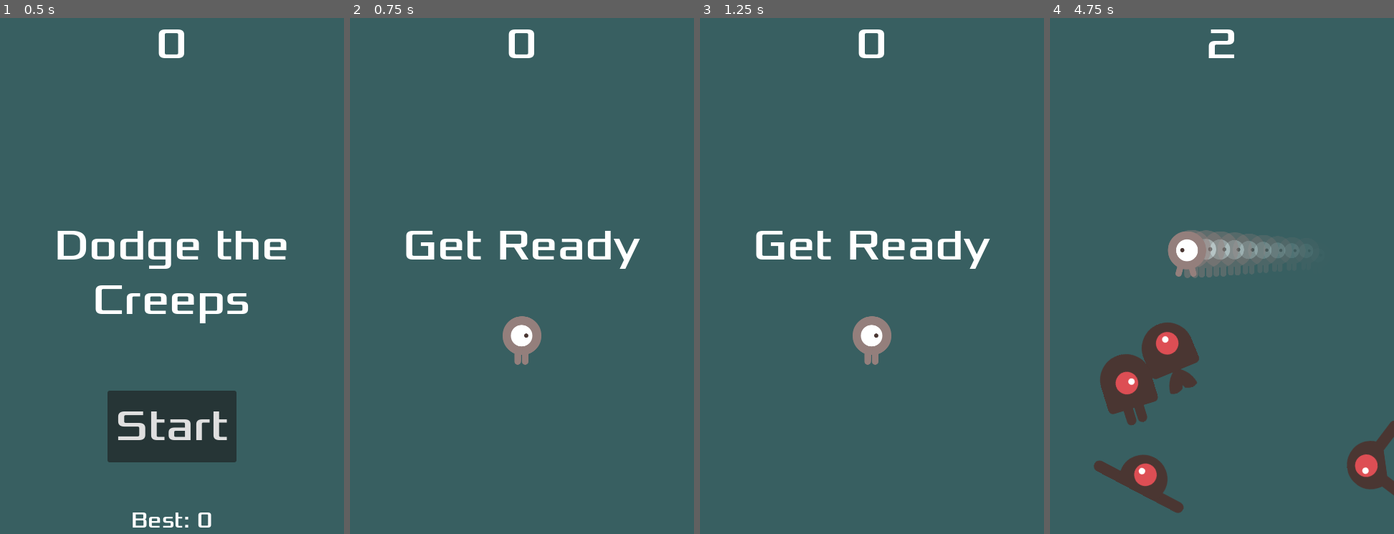
Above: before the commit, frames 1-4 (left to right).
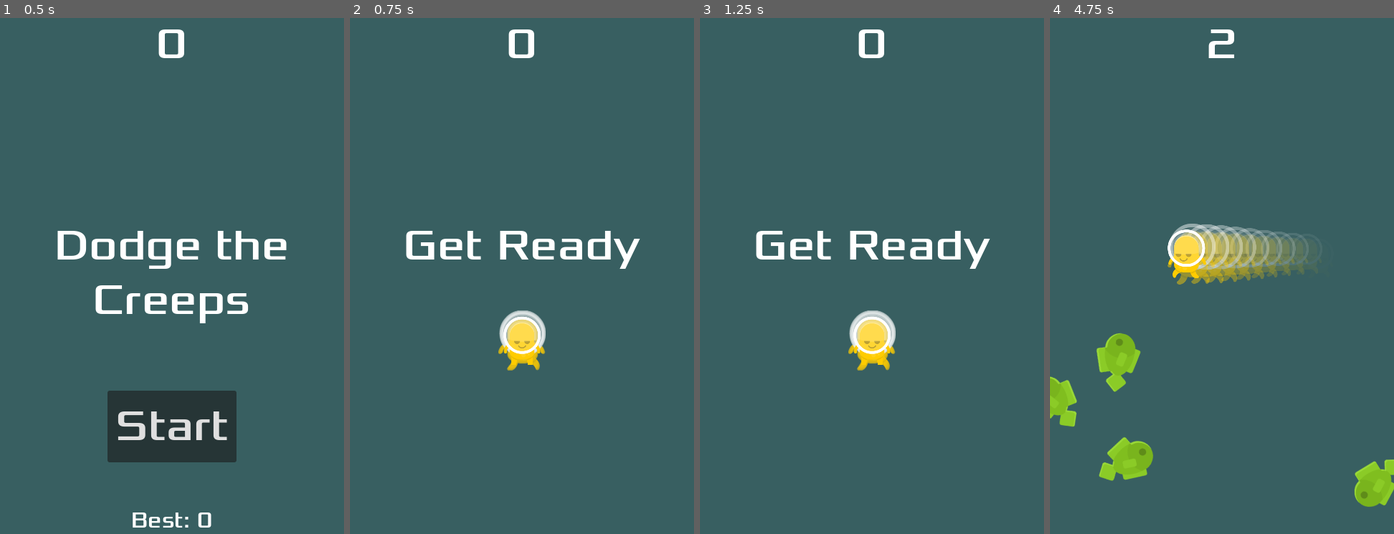
Above: after the commit, the same moments.

Repository: andriwahidin22/dodge-em-all
Game: Godot game, scene res://main.tscn
Same seed, same stepped clock (60 frames per second), same inputs: the game is played once before the commit and once after it.
Inputs (mouse positions are in pixels of both pictures, inside the frame that each line leads up to):
- Up to frame 1 (0.5 s): no input
- Up to frame 2 (0.75 s): click "Start" at 0.5 s
- Up to frame 3 (1.25 s): no input
- Up to frame 4 (4.75 s): tap Enter at 1.25 s; move the mouse to (1297, 250) at 1.27 s; hold D (move_right) 1.28-2 s; click (1297, 250) at 1.42 s; drag from (1153, 301) to (1204, 379) at 2.02 s; move the mouse to (1256, 162) at 2.77 s; hold D (move_right) 2.78-3.5 s; drag from (1204, 379) to (1118, 198) at 3.52 s; move the mouse to (1325, 353) at 4.27 s; hold A (move_left) from 4.28 s (still down)

Frame 1 is identical in both runs. In frame 2, 1.2% of the frame differs, in the area x 43-57%, y 56-69%; in frame 3, 1.2%; in frame 4, 11%, in the area x 0-100%, y 39-96%.

Commit message:
Ubah animasi player menggunakan alien, tambah jenis enemy fish, tambah arts

Diff:
--- /dev/null
+++ b/enemies/swimmer.gd
@@ -0,0 +1,25 @@
+extends Mob
+# Swimmer: maju sambil meliuk ke kiri-kanan (gerak sinus), seperti ikan berenang.
+
+@export var wave_amplitude = 60.0  # seberapa jauh ikan menyimpang ke samping (piksel)
+@export var wave_frequency = 3.0   # seberapa cepat ikan meliuk (radian/detik); 3.0 ≈ 1 liukan per 2 detik
+
+var _base_velocity: Vector2  # arah dan kecepatan maju, diisi main.gd sebelum musuh muncul
+var _time = 0.0
+
+
+func _ready():
+	super()  # jalankan Mob._ready() dulu: arah hadap awal + animasi
+	_base_velocity = linear_velocity
+	# Mulai dari fase acak supaya ikan-ikan tidak meliuk serempak.
+	_time = randf() * TAU / wave_frequency
+
+
+func _physics_process(delta):
+	_time += delta
+	# Arah samping = tegak lurus arah maju.
+	var side = _base_velocity.orthogonal().normalized()
+	# Posisi samping = amplitudo × sin(f·t); kecepatannya (turunan) = amplitudo × f × cos(f·t).
+	var side_speed = wave_amplitude * wave_frequency * cos(_time * wave_frequency)
+	linear_velocity = _base_velocity + side * side_speed
+	face_direction(linear_velocity)  # ikan ikut menghadap arah liukan
--- /dev/null
+++ b/enemies/swimmer.tscn
@@ -0,0 +1,35 @@
+[gd_scene format=3 uid="uid://nupi26p56vny"]
+
+[ext_resource type="PackedScene" uid="uid://cao351pllxqpa" path="res://mob.tscn" id="1_mob"]
+[ext_resource type="Texture2D" uid="uid://6wvm2hncivcr" path="res://art/enemies/fishGreen.png" id="2_fah7e"]
+[ext_resource type="Texture2D" uid="uid://bvmakpcv4ey6y" path="res://art/enemies/fishGreen_move.png" id="3_0mqm3"]
+[ext_resource type="Script" uid="uid://buaxoda44j4a1" path="res://enemies/swimmer.gd" id="4_swim"]
+
+[sub_resource type="SpriteFrames" id="SpriteFrames_swimmer"]
+animations = [{
+"frames": [{
+"duration": 1.0,
+"texture": ExtResource("2_fah7e")
+}, {
+"duration": 1.0,
+"texture": ExtResource("3_0mqm3")
+}],
+"loop": 1,
+"name": &"move",
+"speed": 4.0
+}]
+
+[sub_resource type="CircleShape2D" id="CircleShape2D_swimmer"]
+radius = 26.0
+
+[node name="Swimmer" unique_id=882570270 instance=ExtResource("1_mob")]
+script = ExtResource("4_swim")
+
+[node name="AnimatedSprite2D" parent="." index="0" unique_id=1998522389]
+scale = Vector2(0.75, 0.75)
+sprite_frames = SubResource("SpriteFrames_swimmer")
+animation = &"move"
+
+[node name="CollisionShape2D" parent="." index="1" unique_id=1880423722]
+rotation = 0.0
+shape = SubResource("CircleShape2D_swimmer")
--- /dev/null
+++ b/enemies/walker.tscn
@@ -0,0 +1,33 @@
+[gd_scene format=3]
+
+[ext_resource type="PackedScene" path="res://mob.tscn" id="1_mob"]
+[ext_resource type="Texture2D" path="res://art/enemies/fly.png" id="2_fly"]
+[ext_resource type="Texture2D" path="res://art/enemies/fly_move.png" id="3_flymove"]
+
+[sub_resource type="SpriteFrames" id="SpriteFrames_walker"]
+animations = [{
+"frames": [{
+"duration": 1.0,
+"texture": ExtResource("2_fly")
+}, {
+"duration": 1.0,
+"texture": ExtResource("3_flymove")
+}],
+"loop": true,
+"name": &"move",
+"speed": 8.0
+}]
+
+[sub_resource type="CircleShape2D" id="CircleShape2D_walker"]
+radius = 24.0
+
+[node name="Walker" instance=ExtResource("1_mob")]
+
+[node name="AnimatedSprite2D" parent="." index="0"]
+scale = Vector2(1.5, 1.5)
+sprite_frames = SubResource("SpriteFrames_walker")
+animation = &"move"
+
+[node name="CollisionShape2D" parent="." index="1"]
+rotation = 0.0
+shape = SubResource("CircleShape2D_walker")
--- a/main.gd
+++ b/main.gd
@@ -69,7 +69,7 @@
 
 	# Add some randomness to the direction.
 	direction += randf_range(-PI / 4, PI / 4)
-	mob.rotation = direction
+	# Sprite musuh diputar sesuai arah ini oleh Mob.face_direction() di _ready().
 
 	# Choose the velocity for the mob.
 	var velocity = Vector2(randf_range(150.0, 250.0), 0.0)
--- a/main.tscn
+++ b/main.tscn
@@ -1,7 +1,7 @@
 [gd_scene format=3 uid="uid://bggkaprn62fwm"]
 
 [ext_resource type="Script" uid="uid://c4wt6ace7hycd" path="res://main.gd" id="1_0r6n5"]
-[ext_resource type="PackedScene" uid="uid://cao351pllxqpa" path="res://mob.tscn" id="2_50pww"]
+[ext_resource type="PackedScene" uid="uid://nupi26p56vny" path="res://enemies/swimmer.tscn" id="2_7mycd"]
 [ext_resource type="PackedScene" uid="uid://bwhlkliwp13p4" path="res://player.tscn" id="3_veqnc"]
 [ext_resource type="PackedScene" uid="uid://b0efehuavobda" path="res://hud.tscn" id="4_0qnje"]
 [ext_resource type="AudioStream" uid="uid://sgfduhhw4pno" path="res://art/House In a Forest Loop.ogg" id="5_55d8h"]
@@ -15,7 +15,7 @@
 
 [node name="Main" type="Node" unique_id=1975992027]
 script = ExtResource("1_0r6n5")
-mob_scene = ExtResource("2_50pww")
+mob_scene = ExtResource("2_7mycd")
 
 [node name="ColorRect" type="ColorRect" parent="." unique_id=569320965]
 anchors_preset = 15
--- a/mob.gd
+++ b/mob.gd
@@ -1,9 +1,30 @@
+class_name Mob
 extends RigidBody2D
+# Kelas dasar semua musuh.
+# Setiap jenis musuh dibuat sebagai Inherited Scene dari mob.tscn (di folder enemies/).
+# Jenis yang perilakunya khusus memakai script sendiri yang `extends Mob`.
+# Arah dan kecepatan diatur oleh main.gd lewat linear_velocity sebelum musuh ditambahkan ke scene.
+
 
 func _ready():
-	var mob_types = Array($AnimatedSprite2D.sprite_frames.get_animation_names())
-	$AnimatedSprite2D.animation = mob_types.pick_random()
+	face_direction(linear_velocity)
 	$AnimatedSprite2D.play()
+
+
+# Memutar sprite supaya menghadap arah gerak.
+# Jenis musuh yang berbelok (misalnya Chaser) cukup memanggil fungsi ini lagi
+# setiap kali linear_velocity berubah.
+func face_direction(velocity: Vector2):
+	if velocity == Vector2.ZERO:
+		return
+	var sprite = $AnimatedSprite2D
+	# Sprite musuh Kenney menghadap ke kiri, jadi dibalik horizontal agar menghadap
+	# ke kanan (= sudut 0), lalu diputar sesuai sudut arah gerak.
+	sprite.flip_h = true
+	sprite.rotation = velocity.angle()
+	# Saat bergerak ke kiri, putaran di atas membuat sprite terbalik (kaki di atas),
+	# jadi dibalik vertikal supaya tetap tegak.
+	sprite.flip_v = velocity.x < 0
 
 
 func _on_VisibilityNotifier2D_screen_exited():
--- a/mob.tscn
+++ b/mob.tscn
@@ -51,6 +51,7 @@
 [node name="Mob" type="RigidBody2D" unique_id=371809901 groups=["mobs"]]
 collision_mask = 0
 gravity_scale = 0.0
+lock_rotation = true
 script = ExtResource("1")
 
 [node name="AnimatedSprite2D" type="AnimatedSprite2D" parent="." unique_id=1998522389]
--- a/player.gd
+++ b/player.gd
@@ -39,24 +39,34 @@
 	else:
 		touch_pending = Vector2.ZERO
 
-	if velocity.length() > 0:
-		$AnimatedSprite2D.play()
-	else:
-		$AnimatedSprite2D.stop()
-
 	position += velocity * delta
 	# Batas layar dibaca ulang setiap frame karena ukuran layar bisa berubah (layar penuh / rotasi / resize window).
 	var area = get_viewport_rect()
 	position = position.clamp(area.position, area.end)
 
-	if velocity.x != 0:
-		$AnimatedSprite2D.animation = &"right"
-		$AnimatedSprite2D.flip_v = false
-		$Trail.rotation = 0
-		$AnimatedSprite2D.flip_h = velocity.x < 0
-	elif velocity.y != 0:
-		$AnimatedSprite2D.animation = &"up"
-		rotation = PI if velocity.y > 0 else 0
+	_update_animation(velocity)
+
+
+func _update_animation(velocity):
+	# Sprite alien hanya punya tampak samping (walk, menghadap kanan), tampak belakang (up),
+	# dan tampak depan (idle). Karakter TIDAK diputar seperti di demo asli,
+	# supaya alien tidak terbalik saat bergerak ke bawah.
+	var sprite = $AnimatedSprite2D
+	if velocity == Vector2.ZERO:
+		sprite.play(&"idle")
+		return
+
+	if velocity.y < 0 and abs(velocity.y) > abs(velocity.x):
+		# Dominan naik: tampak belakang, seperti sedang memanjat/menjauh.
+		sprite.play(&"up")
+		sprite.flip_h = false
+	else:
+		# Kiri, kanan, turun, dan diagonal: animasi jalan.
+		sprite.play(&"walk")
+		# Ambang 10 px/detik supaya getaran kecil jari saat menggeser vertikal
+		# tidak membuat alien berbalik arah terus-menerus.
+		if abs(velocity.x) > 10:
+			sprite.flip_h = velocity.x < 0
 
 
 func _unhandled_input(event):
--- a/player.tscn
+++ b/player.tscn
@@ -1,10 +1,12 @@
 [gd_scene format=3 uid="uid://bwhlkliwp13p4"]
 
 [ext_resource type="Script" uid="uid://6s0lxctks3qn" path="res://player.gd" id="1"]
-[ext_resource type="Texture2D" uid="uid://b2aofu01vxvea" path="res://art/playerGrey_walk1.png" id="2"]
-[ext_resource type="Texture2D" uid="uid://ddjou2q6gxlfr" path="res://art/playerGrey_walk2.png" id="3"]
-[ext_resource type="Texture2D" uid="uid://bcow5c46vixno" path="res://art/playerGrey_up1.png" id="4"]
-[ext_resource type="Texture2D" uid="uid://dw3lwgwhpbfx8" path="res://art/playerGrey_up2.png" id="5"]
+[ext_resource type="Texture2D" path="res://art/player/alien_walk1.png" id="2"]
+[ext_resource type="Texture2D" path="res://art/player/alien_walk2.png" id="3"]
+[ext_resource type="Texture2D" path="res://art/player/alien_climb1.png" id="4"]
+[ext_resource type="Texture2D" path="res://art/player/alien_climb2.png" id="5"]
+[ext_resource type="Texture2D" path="res://art/player/alien_front.png" id="6"]
+[ext_resource type="Texture2D" path="res://art/player/alien_hit.png" id="7"]
 
 [sub_resource type="SpriteFrames" id="1"]
 animations = [{
@@ -16,7 +18,7 @@
 "texture": ExtResource("3")
 }],
 "loop": 1,
-"name": &"right",
+"name": &"walk",
 "speed": 5.0
 }, {
 "frames": [{
@@ -28,6 +30,22 @@
 }],
 "loop": 1,
 "name": &"up",
+"speed": 5.0
+}, {
+"frames": [{
+"duration": 1.0,
+"texture": ExtResource("6")
+}],
+"loop": 1,
+"name": &"idle",
+"speed": 5.0
+}, {
+"frames": [{
+"duration": 1.0,
+"texture": ExtResource("7")
+}],
+"loop": 1,
+"name": &"hit",
 "speed": 5.0
 }]
 
@@ -58,9 +76,9 @@
 script = ExtResource("1")
 
 [node name="AnimatedSprite2D" type="AnimatedSprite2D" parent="." unique_id=1437394421]
-scale = Vector2(0.5, 0.5)
+scale = Vector2(0.4, 0.4)
 sprite_frames = SubResource("1")
-animation = &"right"
+animation = &"idle"
 
 [node name="CollisionShape2D" type="CollisionShape2D" parent="." unique_id=1954506745]
 shape = SubResource("2")
Binary file added: art/enemies/bat.png
Not shown, added: art/enemies/bat.png.import
Binary file added: art/enemies/bat_hit.png
Not shown, added: art/enemies/bat_hit.png.import
Binary file added: art/enemies/bat_move.png
Not shown, added: art/enemies/bat_move.png.import
Binary file added: art/enemies/bee.png
Not shown, added: art/enemies/bee.png.import
Binary file added: art/enemies/bee_move.png
Not shown, added: art/enemies/bee_move.png.import
Binary file added: art/enemies/fishGreen.png
Not shown, added: art/enemies/fishGreen.png.import
(and 204 more such lines)
